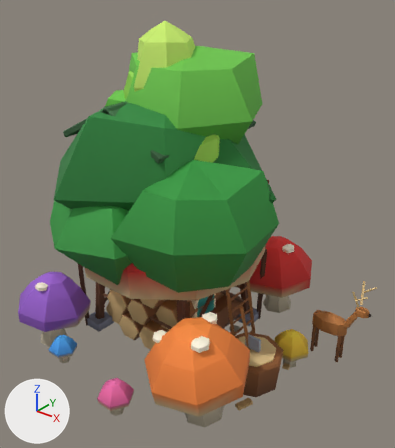
One commit to the glTF model ui/3d/aura-drift/v1/scenery-forest.glb: the scene before it, then after it.
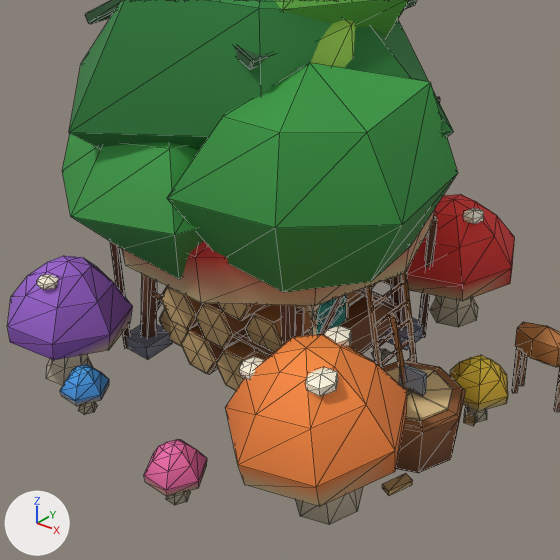
Old and new are each drawn whole from a camera (50 mm lens) standing at (11.02, -12.39, 11.97) and looking at (1.41, -0.37, 4.52) and again close up on the part from 3% to 86% of the width and 28% to 100% of the height. Lighting does not change. The marker at lower left points along +X, +Y and +Z. The older version's two pictures come first. The close-ups show mesh edges as thin lines.

Script lines for the objects in view, before the commit:
```python
me_prop_birch = bpy.data.meshes.new('prop-birch')
me_prop_birch.from_pydata(...)  # 201 vertices, 356 faces; spans x -2.37..2.3, y -1.84..1.7, z 0.0..10.4
me_prop_birch.materials.append(mat_prop)
me_prop_hunting_hide = bpy.data.meshes.new('prop-hunting_hide')
me_prop_hunting_hide.from_pydata(...)  # 506 vertices, 822 faces; spans x -2.4..6.51, y -2.3..2.3, z -0.02..8.38
# faces by material slot: [2, 820]
me_prop_hunting_hide.materials.append(mat_glow_warm)
me_prop_hunting_hide.materials.append(mat_prop)
me_prop_log_pile = bpy.data.meshes.new('prop-log_pile')
me_prop_log_pile.from_pydata(...)  # 366 vertices, 648 faces; spans x -2.51..4.9, y -2.24..2.2, z 0.0..2.9
me_prop_log_pile.materials.append(mat_prop)
ob_prop_birch = bpy.data.objects.new('prop-birch', me_prop_birch)
ob_prop_birch.location = (0.0, 0.0, 0.0)
ob_prop_hunting_hide = bpy.data.objects.new('prop-hunting_hide', me_prop_hunting_hide)
ob_prop_hunting_hide.location = (0.0, 0.0, 0.0)
ob_prop_log_pile = bpy.data.objects.new('prop-log_pile', me_prop_log_pile)
ob_prop_log_pile.location = (0.0, 0.0, 0.0)
# also in view: 'prop-mushroom_cluster' at (0.61, -0.17, 3.38); 'prop-oak' at (0.09, -0.44, 4.85)
```
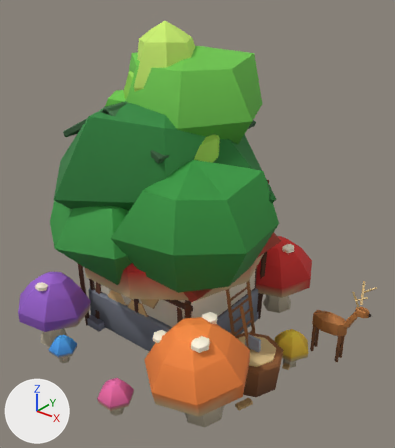
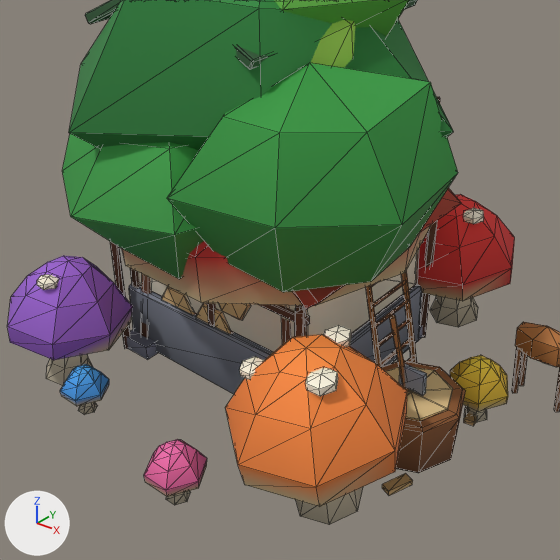
Where the change shows, as pixel boxes [x1, y1, x2, y2] in the close-ups (560 x 560 px):
'prop-watermill', added
    after: [129, 188, 461, 394]

Patch to the scene script:
```diff
--- a/ui/3d/aura-drift/v1/scenery-forest.glb.py
+++ b/ui/3d/aura-drift/v1/scenery-forest.glb.py
@@ mat_glow_cyan @@
+mat_glow_cyan = bpy.data.materials.new('glow_cyan')
+mat_glow_cyan.use_nodes = True; mat_glow_cyan.node_tree.nodes.clear()
+_N = mat_glow_cyan.node_tree.nodes; _L = mat_glow_cyan.node_tree.links
+n0 = _N.new('ShaderNodeBsdfPrincipled'); n0.name = 'Principled BSDF'
+n0.inputs[2].default_value = 0.4  # 'Roughness'
+n0.inputs[27].default_value = (0.0529, 0.871, 1.0, 1.0)  # 'Emission Color', cyan #41f0ff
+n0.inputs[28].default_value = 3.0  # 'Emission Strength'
+n1 = _N.new('ShaderNodeOutputMaterial'); n1.name = 'Material Output'
+n2 = _N.new('ShaderNodeVertexColor'); n2.name = 'Color Attribute'
+_L.new(n0.outputs[0], n1.inputs[0])  # 'BSDF' to 'Surface'
+_L.new(n2.outputs[0], n0.inputs[0])  # 'Color' to 'Base Color'
@@ me_prop_watermill @@
+me_prop_watermill.from_pydata(...)  # 324 vertices, 590 faces; spans x -2.95..2.95, y -2.25..2.65, z 0.0..6.2
+# faces by material slot: [12, 2, 576]
+me_prop_watermill.materials.append(mat_glow_cyan)
+me_prop_watermill.materials.append(mat_glow_warm)
+me_prop_watermill.materials.append(mat_prop)
@@ ob_prop_watermill @@
+ob_prop_watermill = bpy.data.objects.new('prop-watermill', me_prop_watermill)
+ob_prop_watermill.location = (0.0, 0.0, 0.0)
```
